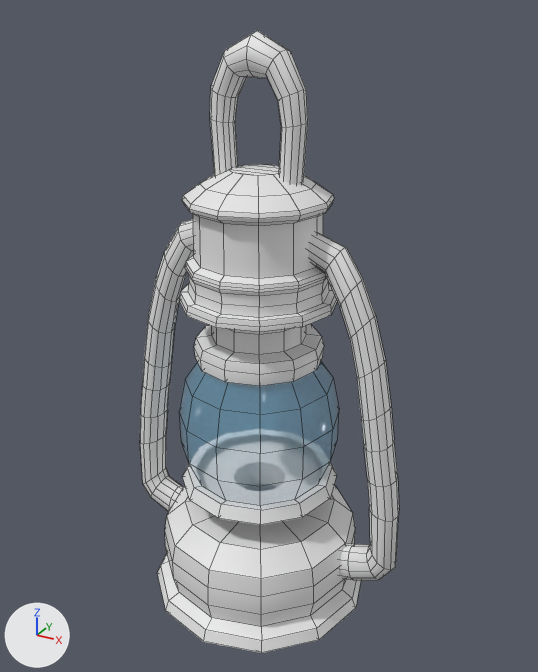
An edit to the FBX model Dish-Dwellers-TCC/Assets/Models/Saulo/OilLampVar1.fbx, drawn before and after from the same camera.
Rendered twice from a camera (50 mm lens) standing at (-5.861, -0.218, 0.588) and looking at (-6.064, 0.152, 0.403). Every picture has the same lights, and +X, +Y and +Z are marked at lower left. Mesh edges are drawn as thin lines. Where no turn or scale is listed for an object, it has been applied to the vertices.

The first picture shows 'OilLampVar1'.
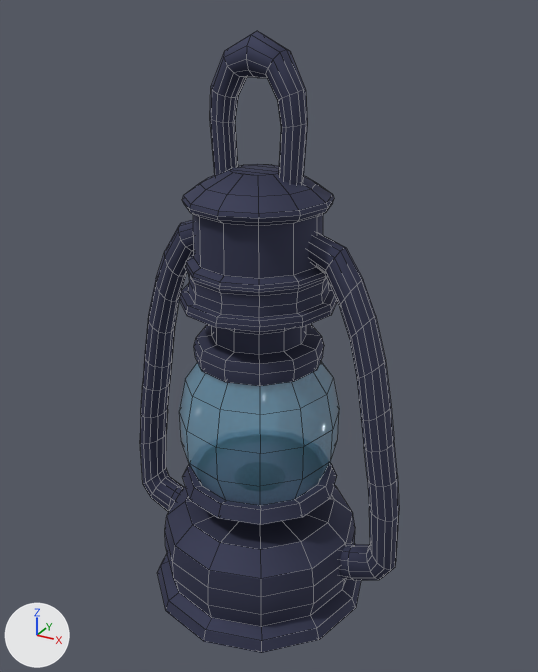
Changed parts and their boxes [x1, y1, x2, y2] in the pictures (538 x 672 px):
```json
{"part": 1, "of": "me_oillampvar1", "change": "recoloured", "before": [140, 30, 399, 653], "after": [140, 30, 399, 653], "on screen": "grey to blue"}
```

The change, as JSON lines over the scene's bpy script:
```json
{"op": "add", "block": "img_irontexture_png", "code": ["img_irontexture_png = load_image('IronTexture.png', 'IronTexture.png', 1024, 1024, 'sRGB')"]}
{"op": "add", "block": "mat_iron", "code": ["mat_iron = principled_material('Iron')", "mat_iron.texture = img_irontexture_png  # with its transparency", "mat_iron.metallic = 1.0", "mat_iron.roughness = 0.814"]}
{"block": "me_oillampvar1", "where": "me_oillampvar1.from_pydata(...)  # 876 vertices, 840 faces; spans x -0.098..0.098, y -0.073..0.073, z -0.002..0.355"}
{"block": "me_oillampvar1", "where": "# used by ob_oillampvar1; location = (-6.0687, 0.1475, 0.2226)"}
{"block": "me_oillampvar1", "change": "me_oillampvar1 part 1: all 792 faces that had it switch from mat_material (white #e7e7e7) to mat_iron (picture img_irontexture_png)"}
```
